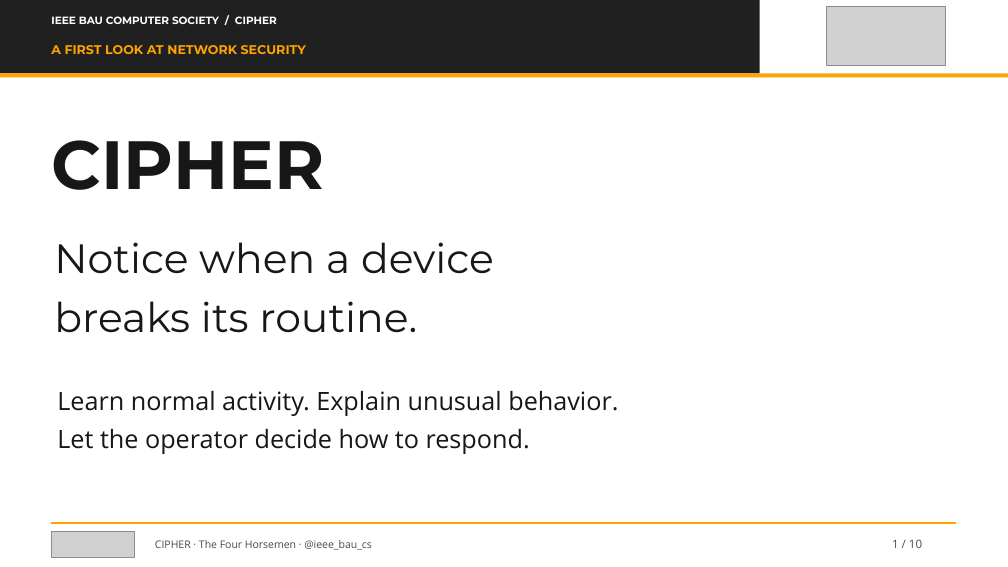
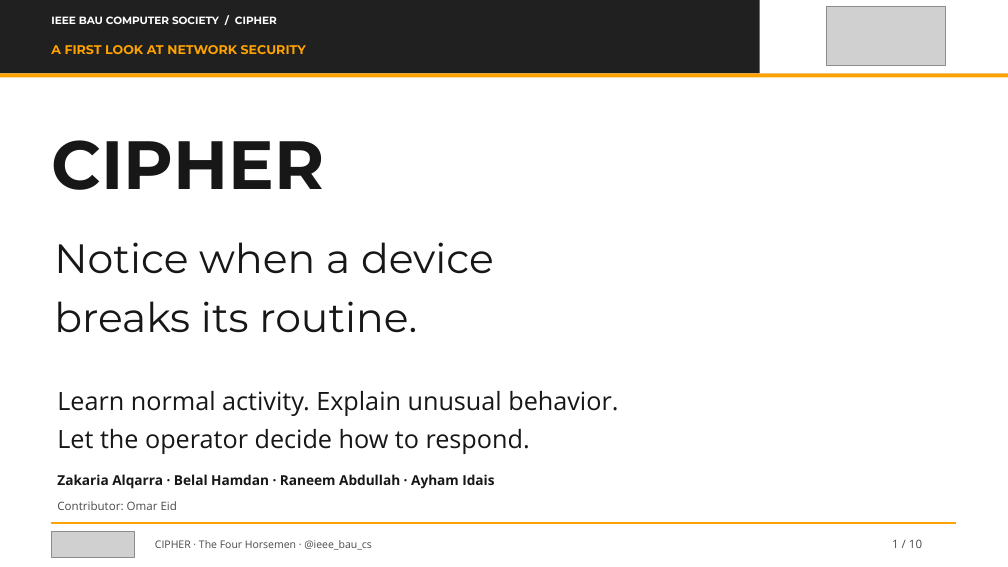
Before and after one commit to Fleptor/cipher, a slide deck: slide 1 of docs/presentation/CIPHER_Slide_Deck_Pitch.pptx. Drawn at 1008x567 pixels with LibreOffice and Linux fonts; fonts in the diff are those of the drawing; grey boxes stand for pictures. Boxes give left, top, right and bottom in pixels: in the first picture for what was removed or moved away, otherwise in the second. Text is boxed around its words. In the diff, an @@ line names an element or a change of style, - is before the commit and + after.

Commit message:
Credit Four Horsemen members and Omar Eid across project materials

```diff
--- a/docs/presentation/CIPHER_Slide_Deck_Pitch.pptx
+++ b/docs/presentation/CIPHER_Slide_Deck_Pitch.pptx
@@ text added at [57, 474, 494, 489], 13 pt, text #171717, bold @@
+Zakaria Alqarra · Belal Hamdan · Raneem Abdullah · Ayham Idais
@@ text added at [57, 501, 177, 510], 11 pt, text #4A4A4A @@
+Contributor: Omar Eid
```
Also in this commit, not shown: 1 other slide changed, 30 other files.
